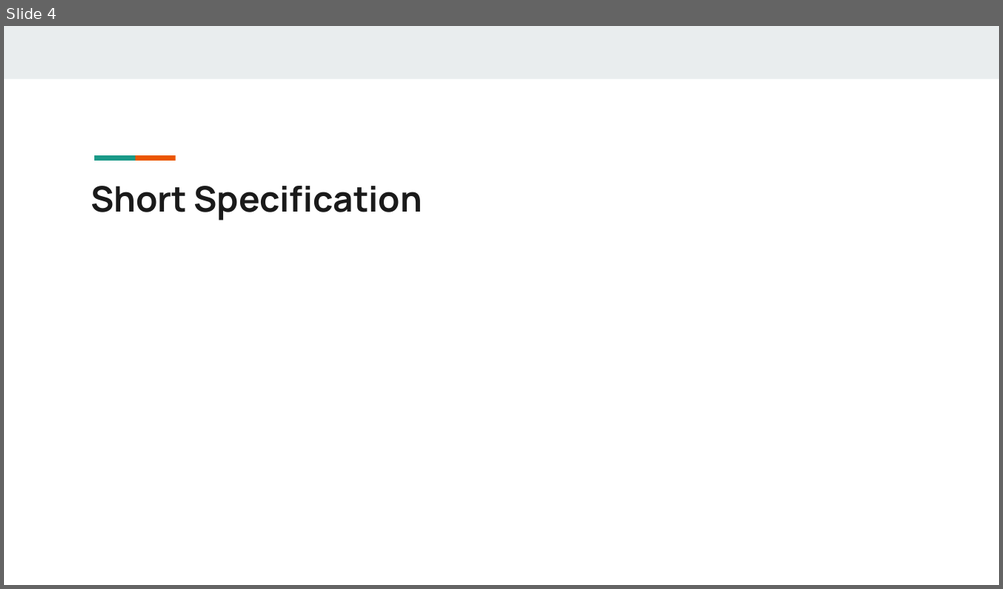
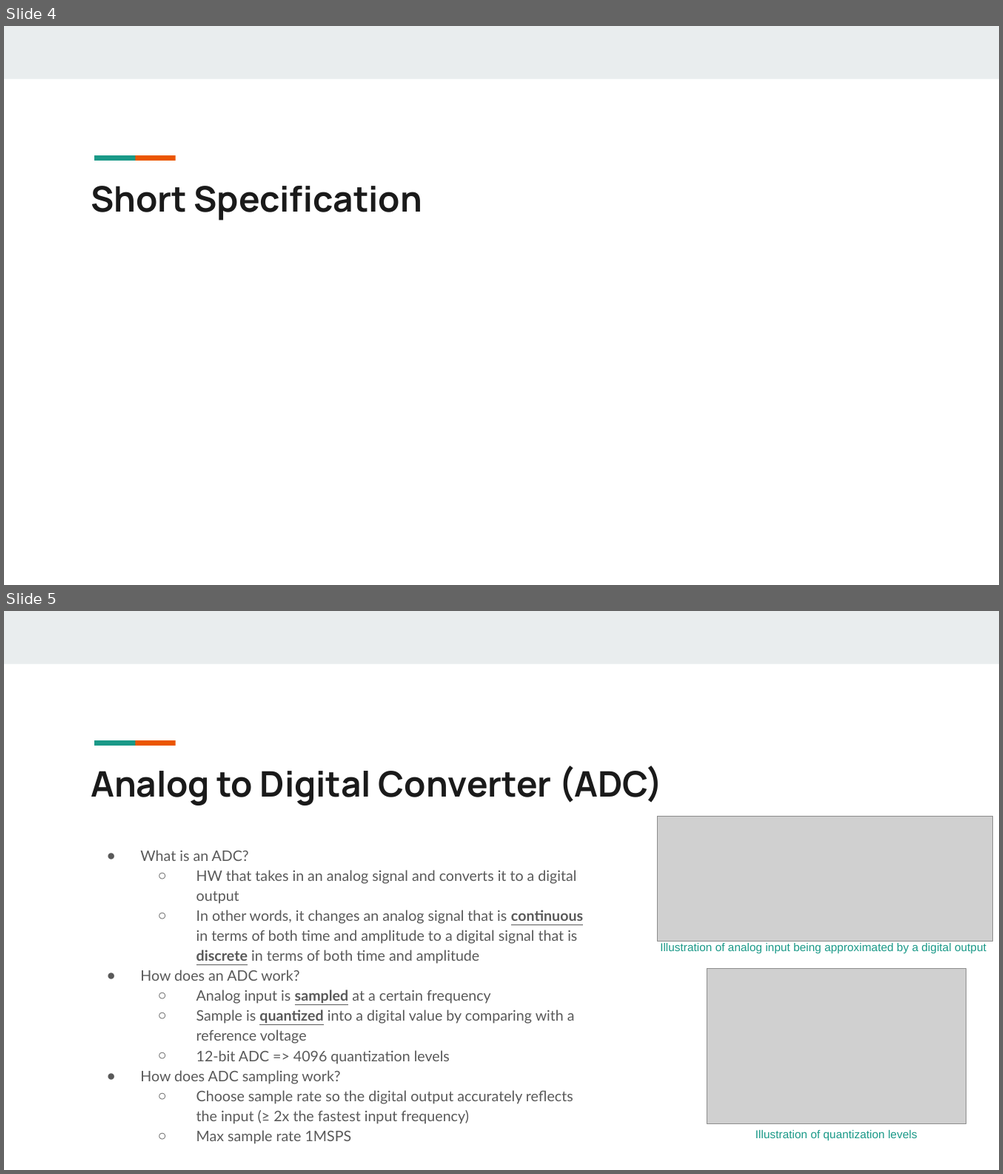
Before and after one commit to cnaught1/EC551_Final_Project, a slide deck: Bringing the Analog World to Digital Design_EC551_Final Project.pptx. Shown one above the other, each under a label of ours: slide 4 before the commit, slides 4 and 5 after it. The pictures are 1003x589 and 1003x1174 pixels, drawn with LibreOffice and Linux fonts; fonts in the diff are those of the drawing; grey boxes stand for pictures. Boxes give left, top, right and bottom in pixels: in the first picture for what was removed or moved away, otherwise in the second. Text is boxed around its words. In the diff, an @@ line names an element or a change of style, - is before the commit and + after.

```diff
--- a/Bringing the Analog World to Digital Design_EC551_Final Project.pptx
+++ b/Bringing the Analog World to Digital Design_EC551_Final Project.pptx
@@ slide 5 added at (x1=4, y1=611, x2=999, y2=1170), background #FFFFFF; not listed: 3 template elements that a slide beside it also shows @@
@@ title added at (x1=91, y1=766, x2=662, y2=806), 34 pt, text #1A1A1A, bold @@
+Analog to Digital Converter (ADC)
@@ picture added at (x1=657, y1=816, x2=993, y2=942) @@
@@ text added at (x1=140, y1=850, x2=583, y2=1145), 14 pt, text #595959 @@
+● What is an ADC?
+  ○ HW that takes in an analog signal and converts it to a digital output
+  ○ In other words, it changes an analog signal that is continuous in terms of both time and amplitude to a digital signal that is discrete in terms of both time and amplitude
+● How does an ADC work?
+  ○ Analog input is sampled at a certain frequency
+  ○ Sample is quantized into a digital value by comparing with a reference voltage
+  ○ 12-bit ADC => 4096 quantization levels
+● How does ADC sampling work?
+  ○ Choose sample rate so the digital output accurately reflects the input (≥ 2x the fastest input frequency)
+  ○ Max sample rate 1MSPS
@@ text added at (x1=660, y1=943, x2=986, y2=954), 11 pt, text #1A9988 @@
+Illustration of analog input being approximated by a digital output
@@ picture added at (x1=707, y1=969, x2=967, y2=1125) @@
@@ text added at (x1=755, y1=1130, x2=916, y2=1142), 11 pt, text #1A9988 @@
+Illustration of quantization levels
```
Also in this commit, not shown: 3 slides changed, 2 other slides added, 2 slides removed.
